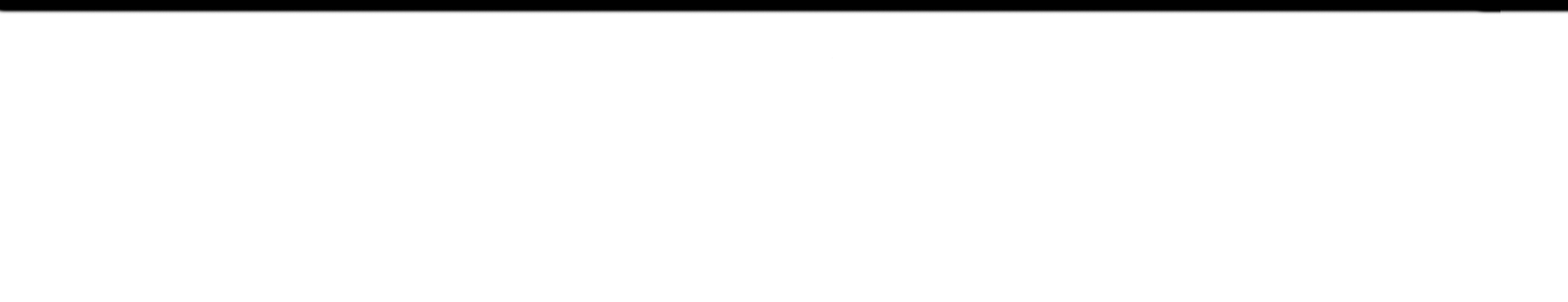
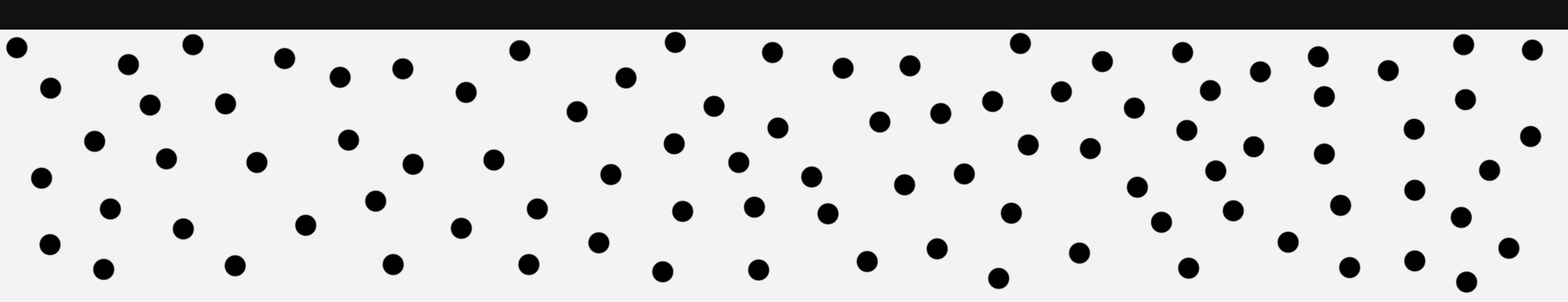
Revision of a layered 1568×302 image; what changed, layer by layer:
painted on "Capa 1" over (x1=0, y1=0, x2=1568, y2=294)
painted on "Relleno de color 1" over (x1=0, y1=0, x2=1568, y2=302)
added layer "Relleno de color 2" over (x1=0, y1=0, x2=1568, y2=302)
